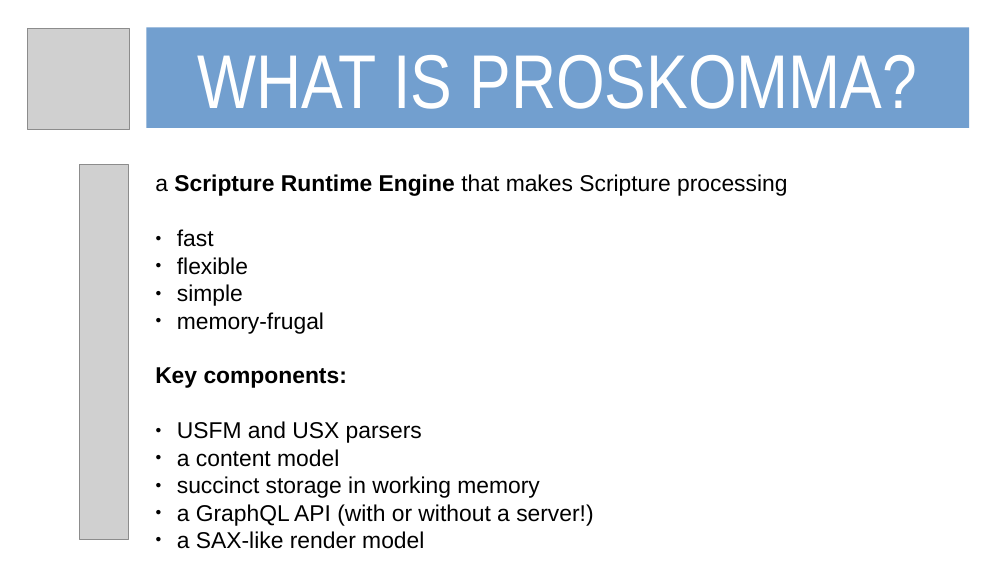
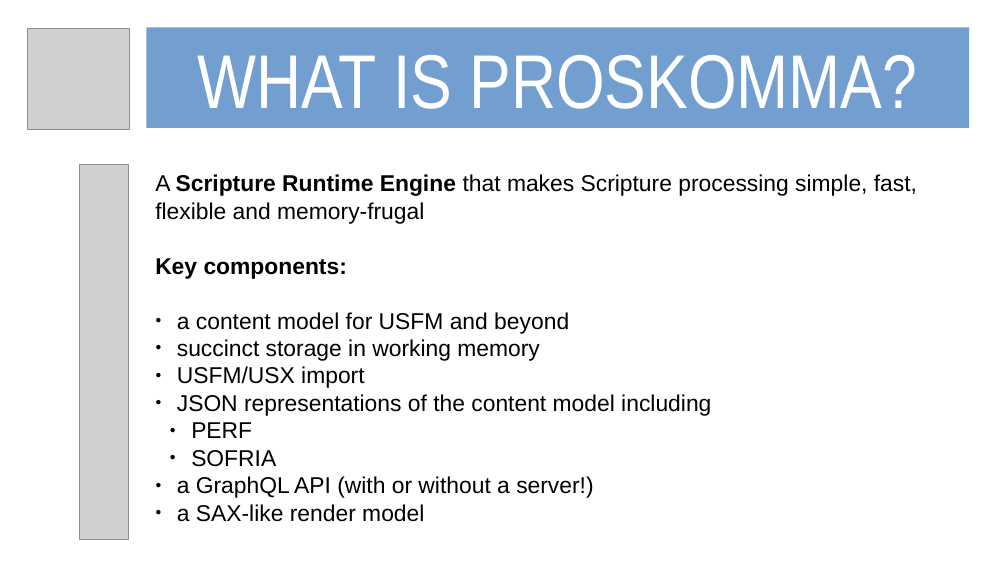
Before and after one commit to mvahowe/proskomma-js, a slide deck: slide 1 of docs/proskomma_101_slideshow.odp. Drawn at 1008x567 pixels with LibreOffice and Linux fonts; fonts in the diff are those of the drawing; grey boxes stand for pictures. Boxes give left, top, right and bottom in pixels: in the first picture for what was removed or moved away, otherwise in the second. Text is boxed around its words. In the diff, an @@ line names an element or a change of style, - is before the commit and + after.

```diff
--- a/docs/proskomma_101_slideshow.odp
+++ b/docs/proskomma_101_slideshow.odp
@@ text at [155,174,917,224]: text changed @@
-a Scripture Runtime Engine that makes Scripture processing
-● fast
-● flexible
-● simple
-● memory-frugal
+A Scripture Runtime Engine that makes Scripture processing simple, fast, flexible and memory-frugal
@@ text at [177,312,569,334]: text changed @@
-● USFM and USX parsers
-● a content model
+● a content model for USFM and beyond
@@ text at [177,366,711,467]: paragraphs added @@
+● USFM/USX import
+● JSON representations of the content model including
+● PERF
+● SOFRIA
```
Also in this commit, not shown: 2 other slides changed, 7 slides added, 1 other file.
